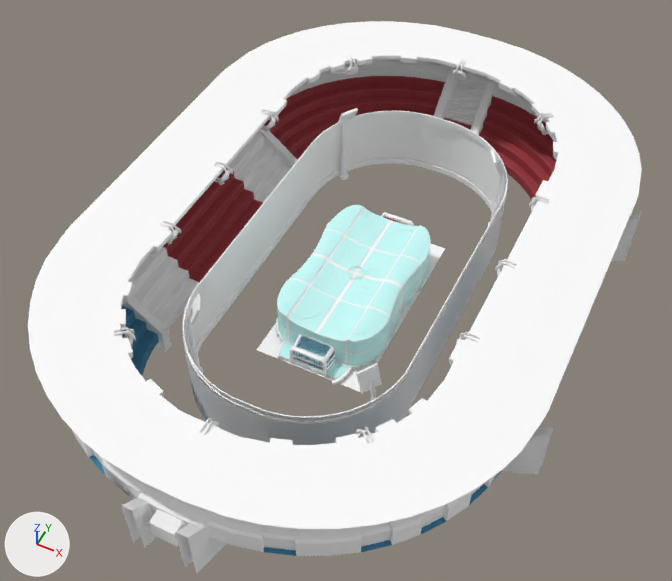
The FBX model Assets/Models/Arenas/Arena_1vs1_New/Arena_1vs1_New.fbx as it was, and as the next commit left it.
Rendered twice from a 50 mm lens placed at (182.0, -395.0, 490.0), pointed at (-5.0, -20.0, 21.0). The lights are fixed; the arrows at lower left show +X, +Y and +Z. Objects named as collision shapes, trigger or cutter boxes, shadow casters or lower levels of detail are left out. Where no turn or scale is listed for an object, it has been applied to the vertices.

Names of what the first picture shows: 'Door_Blue', 'Exterior', 'Floor', 'Light', 'Top', 'Underground', 'Walls'.
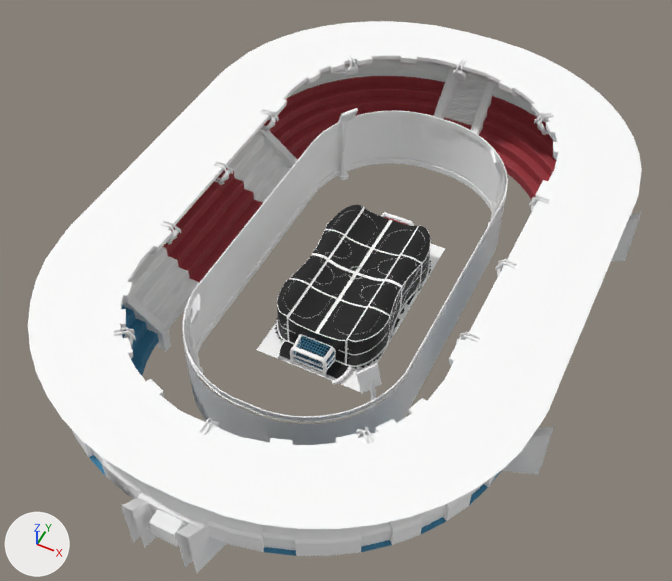
Where the newer file only moved an object's origin or applied its transform, the numbers keep the older frame.

Pixel boxes [x1, y1, x2, y2] of what changed, in the pictures (672 x 581 px):
'Top', recoloured (cyan to black): [277, 205, 431, 342] in both
'Walls', recoloured: [277, 234, 430, 369] in both
'Floor', recoloured (cyan to black): [275, 257, 431, 382] in both

The change in detail:
Material 'Transparency' (mat_transparency) changes colour from cyan #c9fffd to black #000000; in linear values from (0.583, 1.0, 0.984) to (0.0, 0.0, 0.0).
